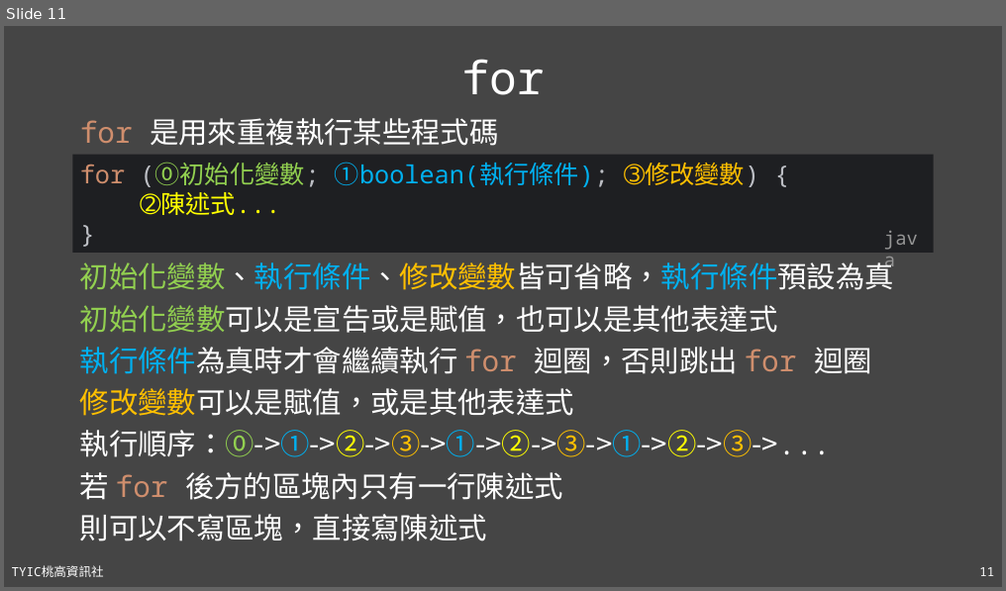
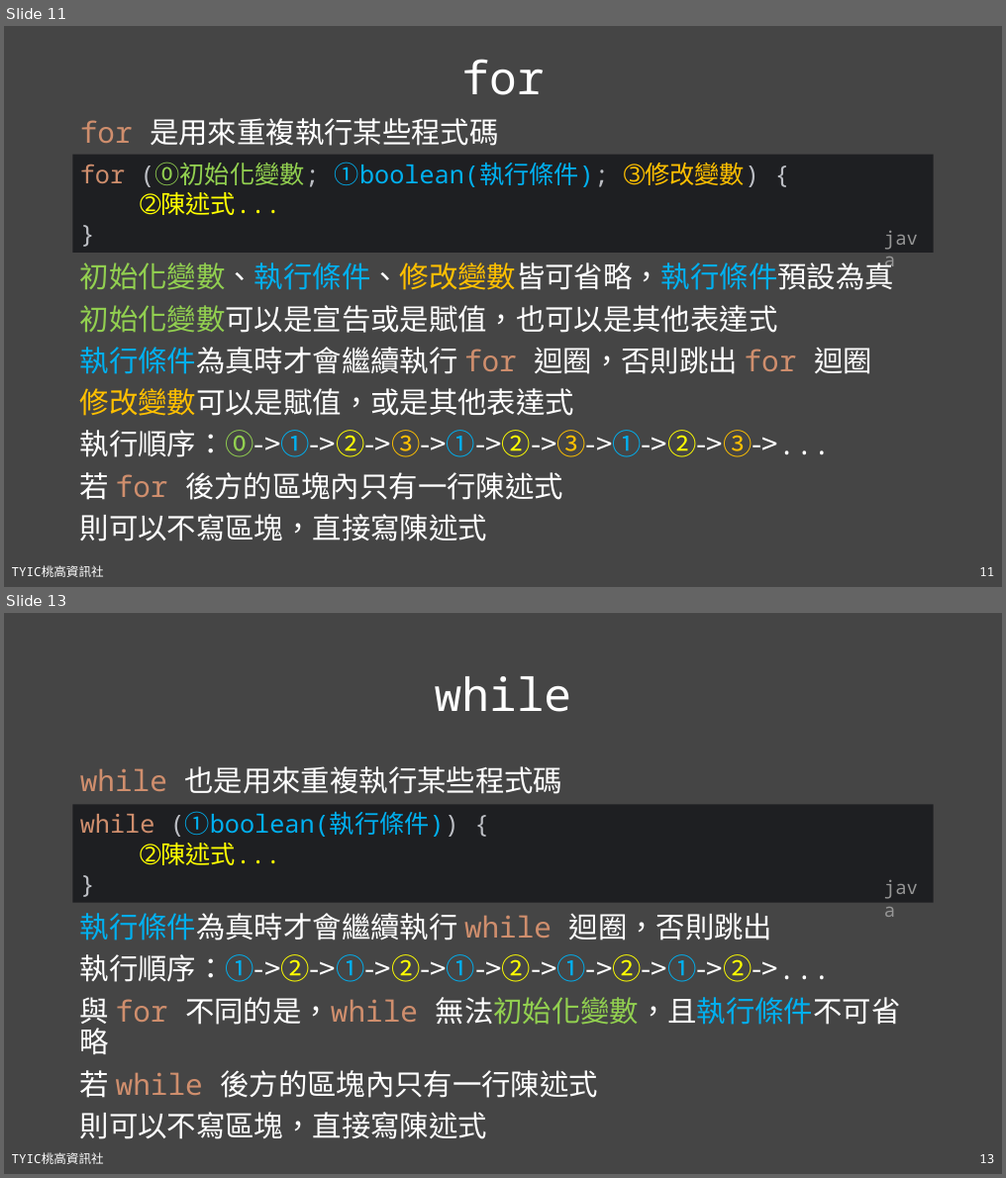
Before and after one commit to TYSHIC/slides, a slide deck: powerpoint/06_流程控制.pptx. Shown one above the other, each under a label of ours: slide 11 before the commit, slides 11 and 13 after it; the slides between them are not shown. The pictures are 1006x591 and 1006x1178 pixels, drawn with LibreOffice and Linux fonts; fonts in the diff are those of the drawing. Boxes give left, top, right and bottom in pixels: in the first picture for what was removed or moved away, otherwise in the second. Text is boxed around its words. In the diff, an @@ line names an element or a change of style, - is before the commit and + after.

```diff
--- a/powerpoint/06_流程控制.pptx
+++ b/powerpoint/06_流程控制.pptx
@@ slide 13 added at (4, 613, 1002, 1174), background #454545; not listed: 2 template elements that a slide beside it also shows @@
@@ title added at (435, 676, 572, 712), 44 pt, text #FFFFFF @@
+while
@@ text added at (80, 766, 563, 794), 28 pt, text #FFFFFF @@
+while 也是用來重複執行某些程式碼
@@ rectangle added at (73, 805, 934, 903), fill #1E1F22, 24 pt, text #00B0F0 @@
+while (➀boolean(執行條件)) {
+➁陳述式...
+}
@@ text added at (877, 872, 934, 903), 18 pt, text #969696 @@
+java
@@ text added at (80, 913, 901, 1140), 28 pt, text #FFFFFF @@
+執行條件為真時才會繼續執行 while 迴圈，否則跳出
+執行順序：➀->➁->➀->➁->➀->➁->➀->➁->➀->➁->...
+與 for 不同的是，while 無法初始化變數，且執行條件不可省略
+若 while 後方的區塊內只有一行陳述式
+則可以不寫區塊，直接寫陳述式
```
Also in this commit, not shown: 2 slides changed, 6 other slides added, 9 other files.
